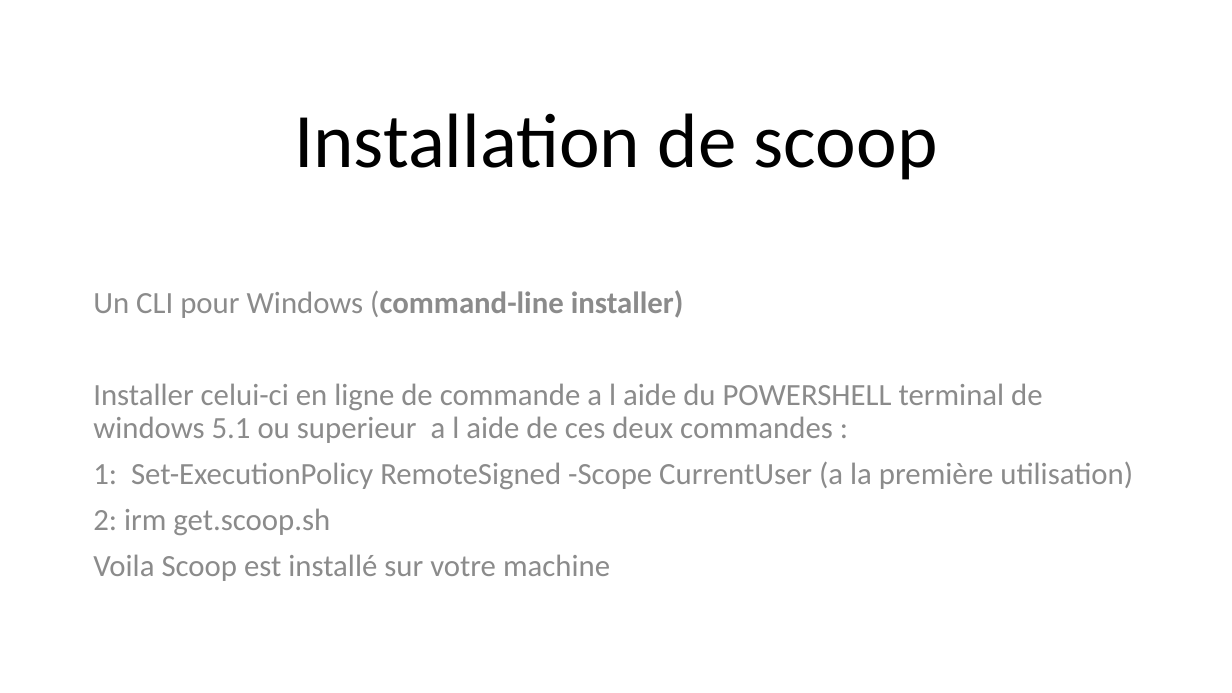
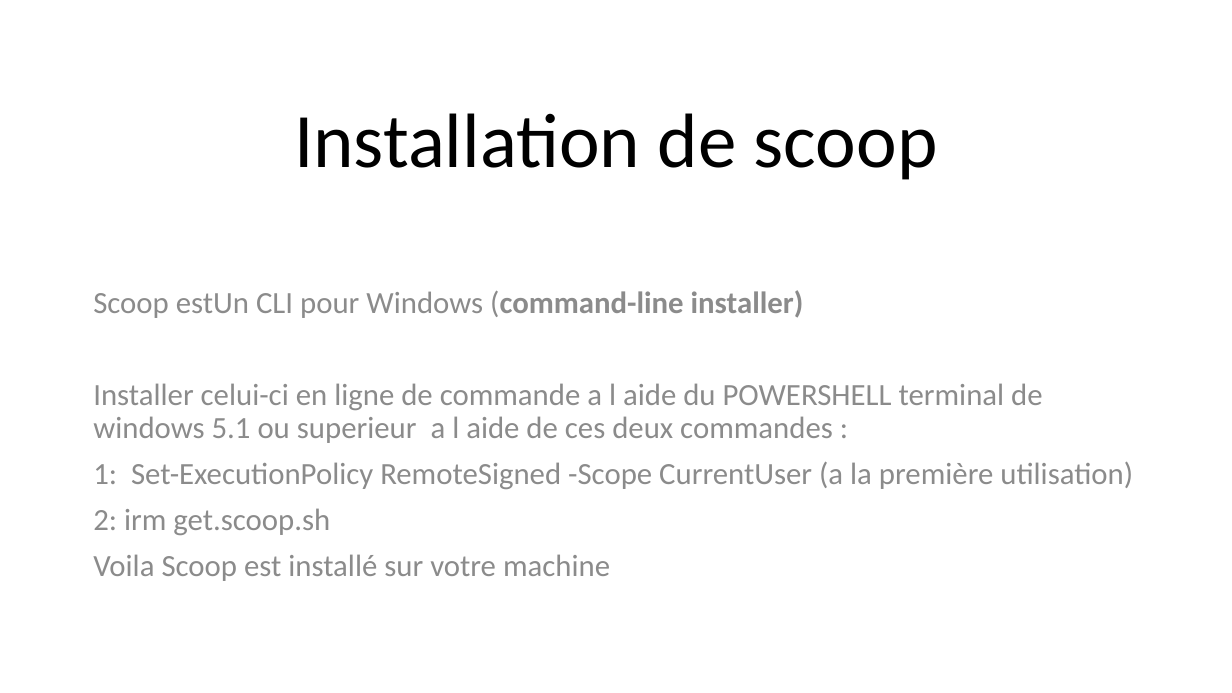
Before and after one commit to Philippe-Da-Costa/PowerPoint, a slide deck: slide 9 of presentation/Qu’est ce que SYMFONY.pptx (slide 8 before the commit). Drawn at 1232x693 pixels with LibreOffice and Linux fonts; fonts in the diff are those of the drawing. Boxes give left, top, right and bottom in pixels: in the first picture for what was removed or moved away, otherwise in the second. Text is boxed around its words. In the diff, an @@ line names an element or a change of style, - is before the commit and + after.

```diff
--- a/presentation/Qu’est ce que SYMFONY.pptx
+++ b/presentation/Qu’est ce que SYMFONY.pptx
@@ text at (x1=93, y1=290, x2=804, y2=318): text changed; bold off @@
-Un CLI pour Windows (command-line installer)
+Scoop estUn CLI pour Windows (command-line installer)
```
Also in this commit, not shown: 1 other slide changed, 1 other file.
